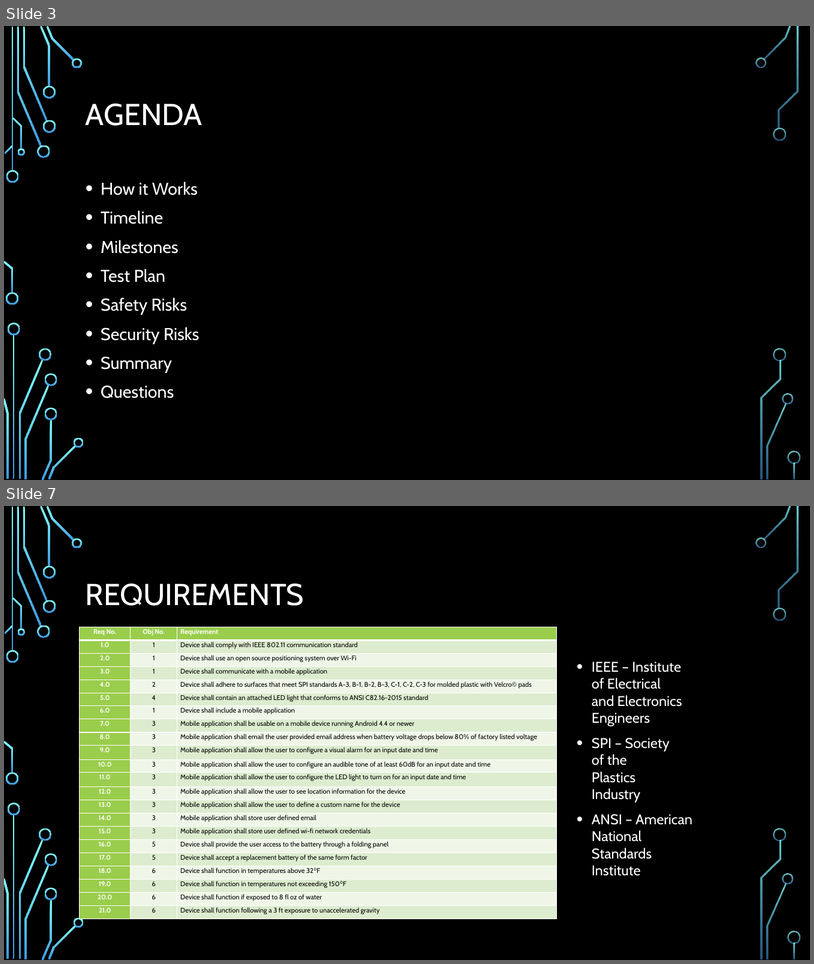
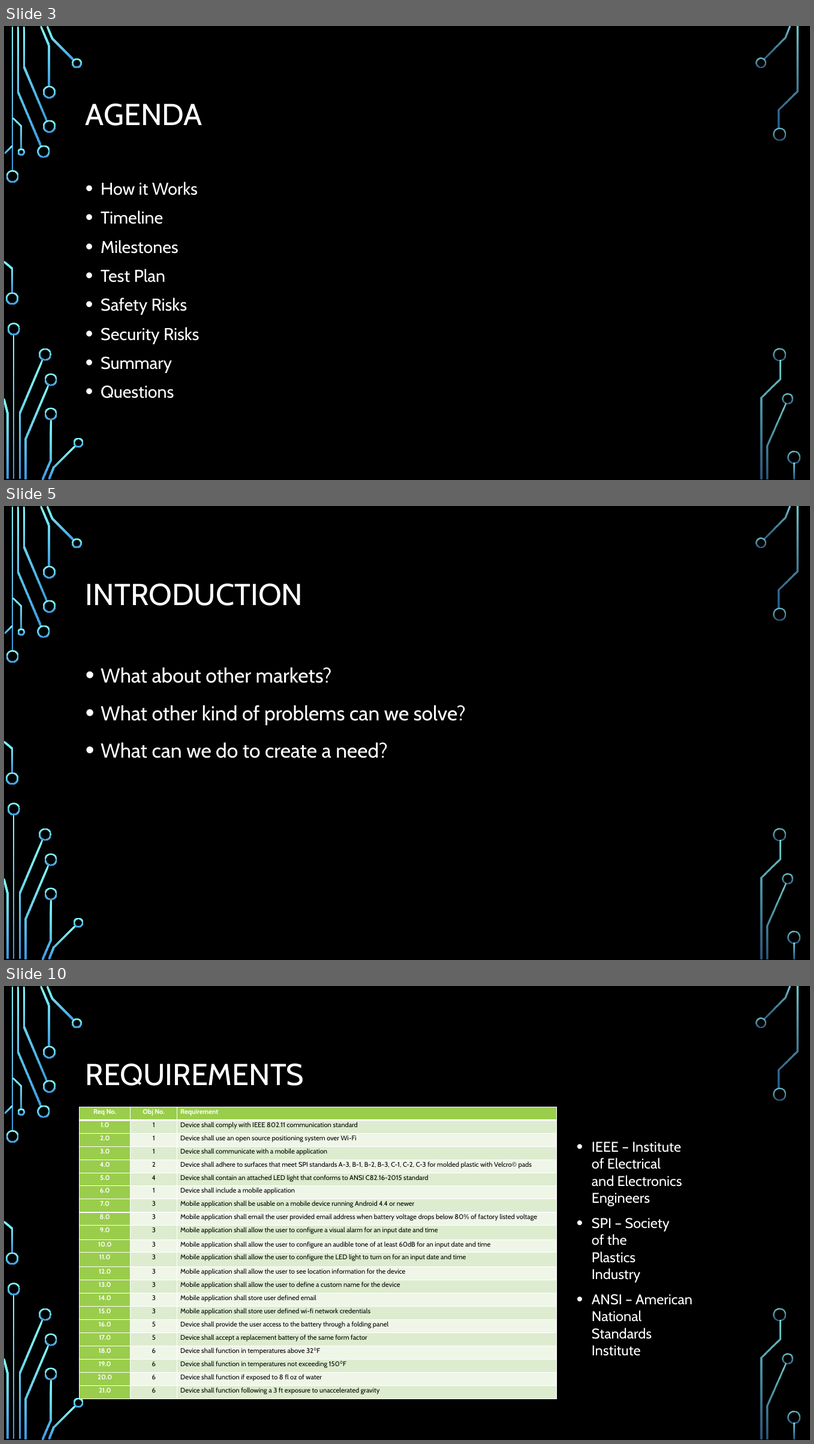
Before and after one commit to dontaylor6000/Group27_Tracker, a slide deck: Documentation/PDR.pptx. Shown one above the other, each under a label of ours: slides 3 and 7 before the commit, slides 3, 5 and 10 after it; the slides between them are not shown. The pictures are 814x964 and 814x1444 pixels, drawn with LibreOffice and Linux fonts; fonts in the diff are those of the drawing; background and template pictures are left out. Boxes give left, top, right and bottom in pixels: in the first picture for what was removed or moved away, otherwise in the second. Text is boxed around its words. In the diff, an @@ line names an element or a change of style, - is before the commit and + after.

```diff
--- a/Documentation/PDR.pptx
+++ b/Documentation/PDR.pptx
@@ slide 5 added at (x1=4, y1=506, x2=810, y2=960), background picture (left out); not listed: 36 template elements that a slide beside it also shows @@
@@ title added at (x1=86, y1=583, x2=303, y2=606), 36 pt, text #FFFFFF @@
+INTRODUCTION
@@ text added at (x1=101, y1=667, x2=466, y2=758), 24 pt, text #FFFFFF @@
+• What about other markets?
+• What other kind of problems can we solve?
+• What can we do to create a need?
@@ what was slide 7 is now slide 10 @@
```
Also in this commit, not shown: 2 slides changed, 4 other slides added, 2 slides removed, 1 other file.
